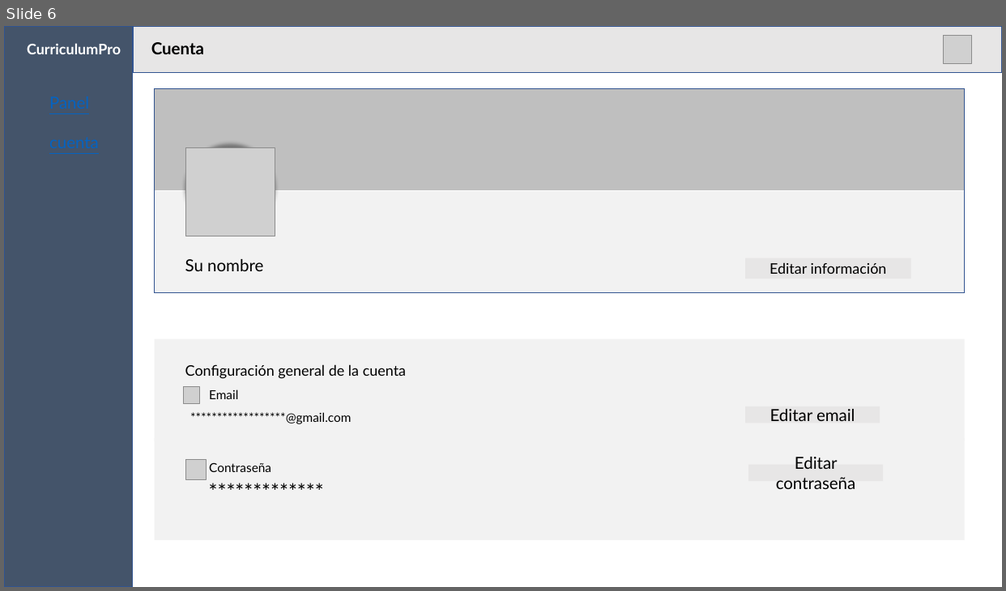
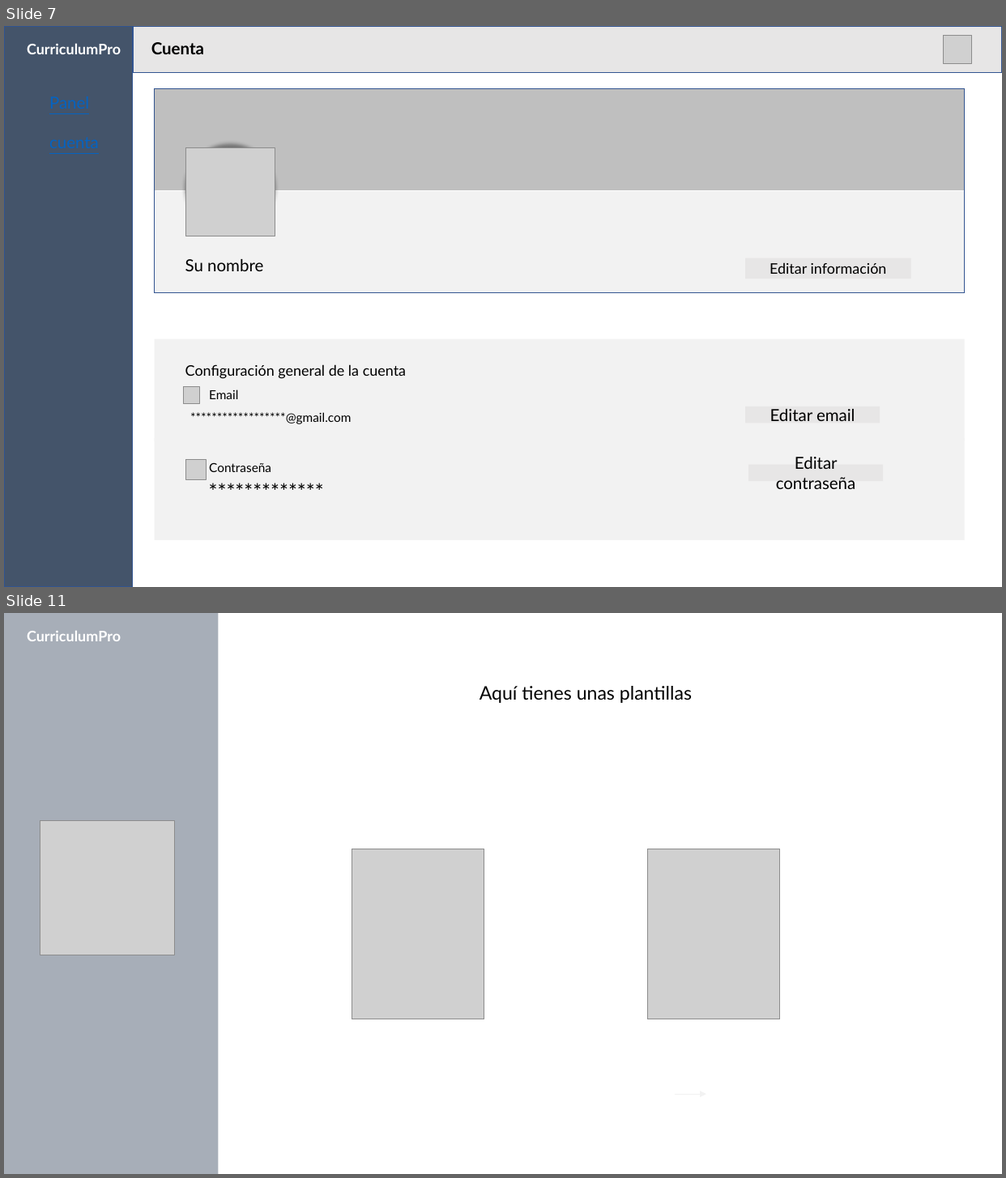
Before and after one commit to Flexzay/dise-o, a slide deck: diseño de py/enmaquetado.pptx. Shown one above the other, each under a label of ours: slide 6 before the commit, slides 7 and 11 after it; the slides between them are not shown. The pictures are 1006x591 and 1006x1178 pixels, drawn with LibreOffice and Linux fonts; fonts in the diff are those of the drawing; grey boxes stand for pictures. Boxes give left, top, right and bottom in pixels: in the first picture for what was removed or moved away, otherwise in the second. Text is boxed around its words. In the diff, an @@ line names an element or a change of style, - is before the commit and + after.

```diff
--- a/diseño de py/enmaquetado.pptx
+++ b/diseño de py/enmaquetado.pptx
@@ slide 11 added at (4,613,1002,1174), background #FFFFFF @@
@@ rectangle added at (4,613,218,1174), fill #44546A at 47% opacity @@
@@ text added at (27,631,121,641), 14 pt, text #FFFFFF, bold @@
+CurriculumPro
@@ text added at (479,686,692,703), 18 pt, text #000000 @@
+Aquí tienes unas plantillas
@@ picture added at (40,821,175,955) @@
@@ rectangle added at (352,850,484,1020), fill #FFFFFF, outline #A5A5A5 1 pt @@
@@ picture added at (352,850,484,1020) @@
@@ rectangle added at (648,850,780,1020), fill #FFFFFF, outline #A5A5A5 1 pt @@
@@ picture added at (648,850,780,1020) @@
@@ arrow added from (675, 1094) to (706, 1094), #F2F2F2 0.5 pt @@
@@ what was slide 6 is now slide 7 @@
```
Also in this commit, not shown: 3 slides changed, 21 other slides added.
